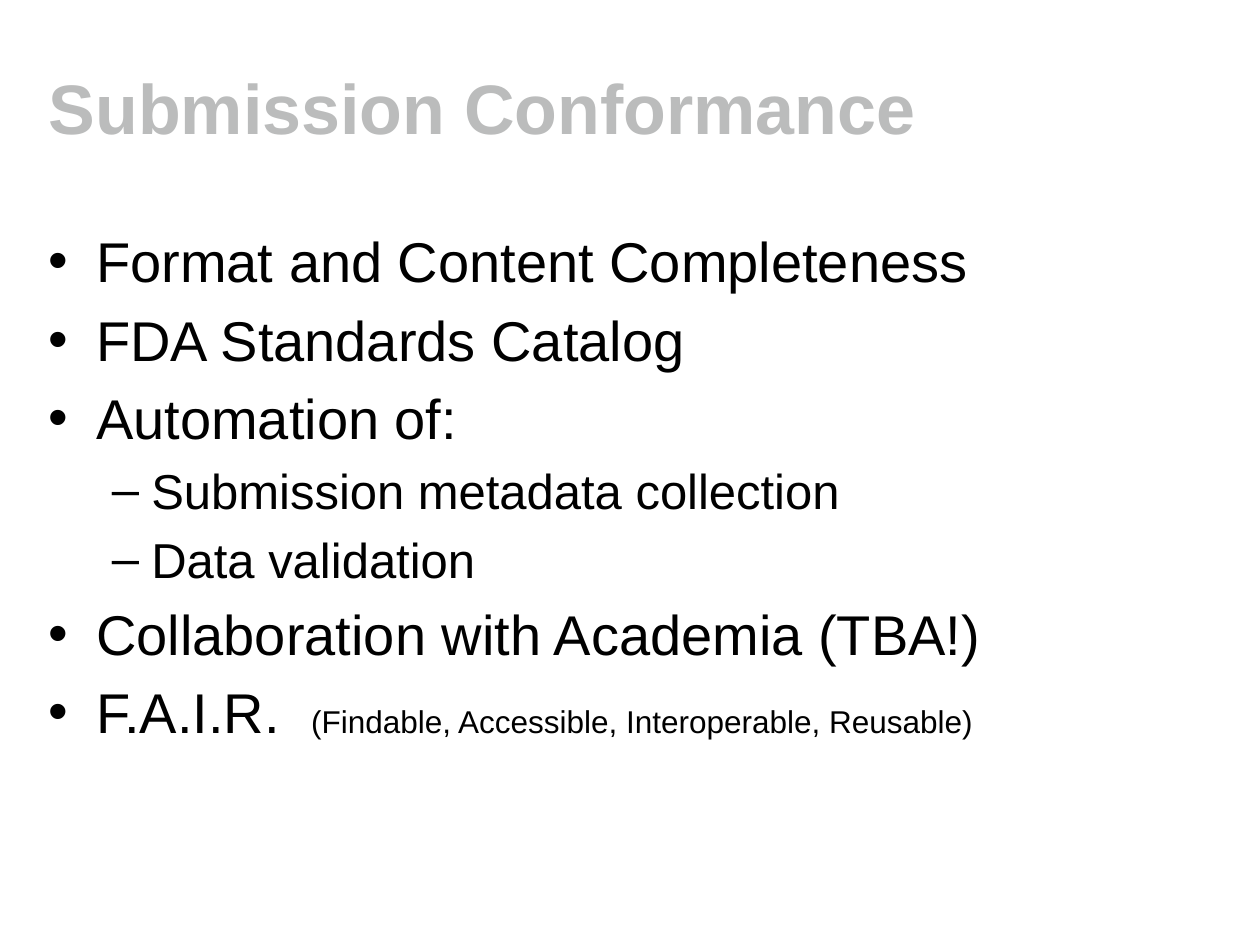
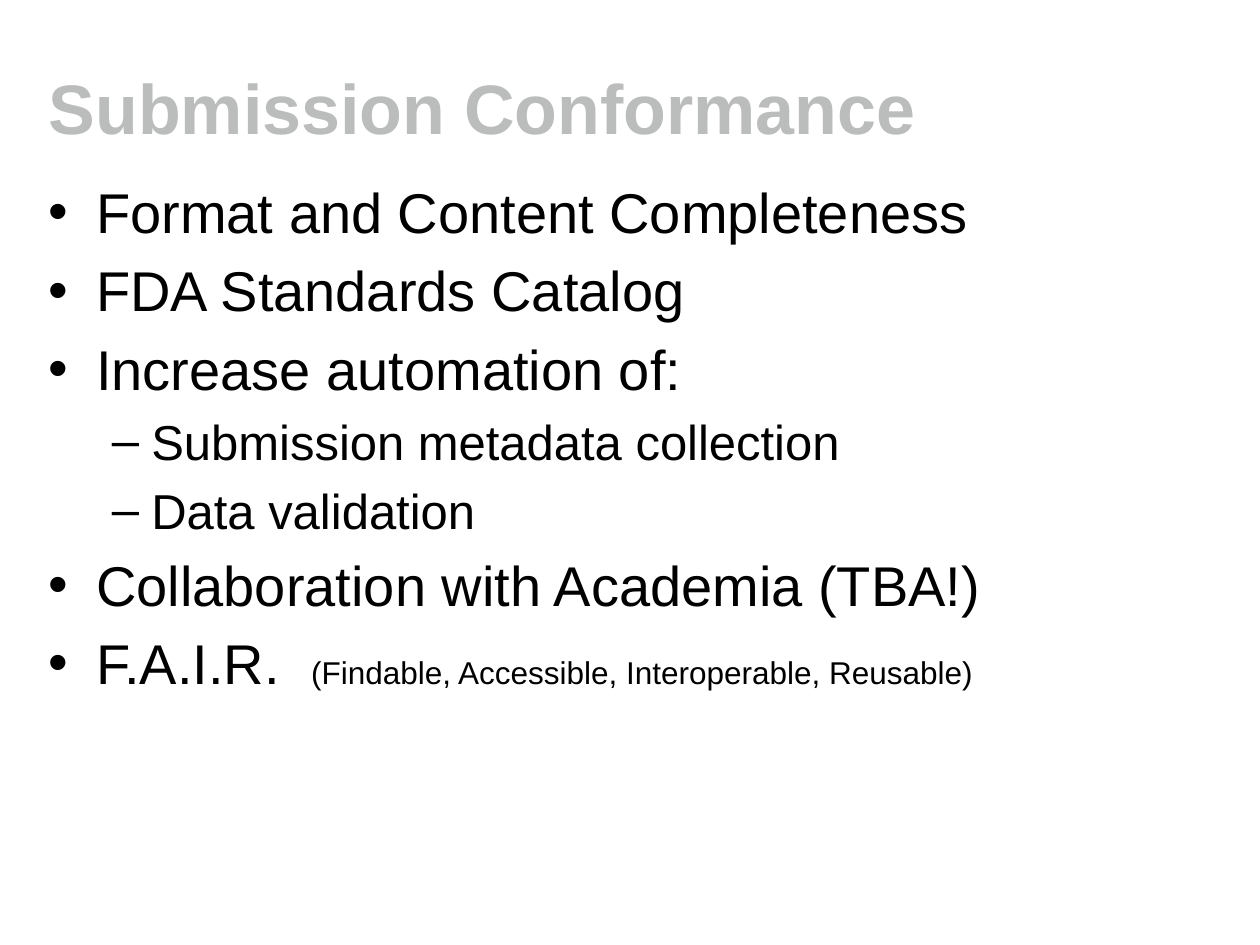
Before and after one commit to phuse-org/SENDConform, a slide deck: slide 7 of doc/Meetings/StudyDataValidation-PHUSEWebinarWed-2020-03-25.pptx (slide 8 before the commit). Drawn at 1260x945 pixels with LibreOffice and Linux fonts; fonts in the diff are those of the drawing; background and template pictures are left out. Boxes give left, top, right and bottom in pixels: in the first picture for what was removed or moved away, otherwise in the second. Text is boxed around its words. In the diff, an @@ line names an element or a change of style, - is before the commit and + after.

```diff
--- a/doc/Meetings/StudyDataValidation-PHUSEWebinarWed-2020-03-25.pptx
+++ b/doc/Meetings/StudyDataValidation-PHUSEWebinarWed-2020-03-25.pptx
@@ text "Format and Content Completeness": place and size @@
-text "Format and Content Completeness" at (96, 241, 980, 739)
+text "Format and Content Completeness" at (96, 192, 980, 690)
@@ text at (96, 349, 681, 391): text changed @@
-• Automation of:
+• Increase automation of:
```
Also in this commit, not shown: 8 other slides changed, 1 slide removed, 1 other file.
